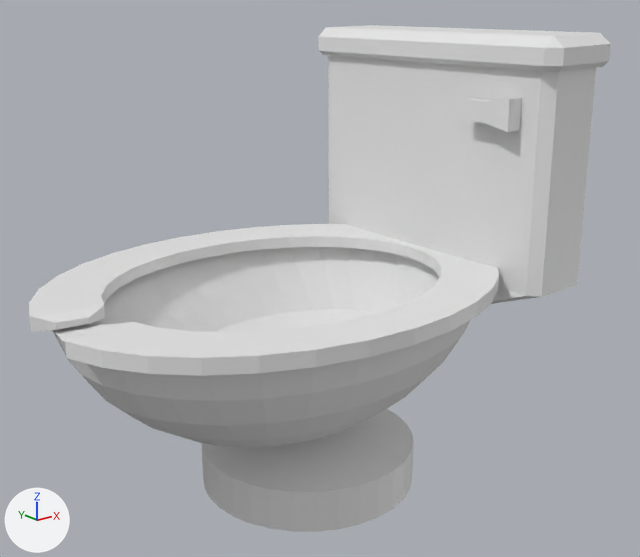
The FBX model Assets/Blender Exports/fixed obejcts/toilet_fixed.fbx as it was, and as the next commit left it.
One viewpoint serves both versions: a 50 mm lens placed at (-2.91, -3.75, 2.69), pointed at (0.01, -0.1, 1.23). Every picture has the same lights, and +X, +Y and +Z are marked at lower left.
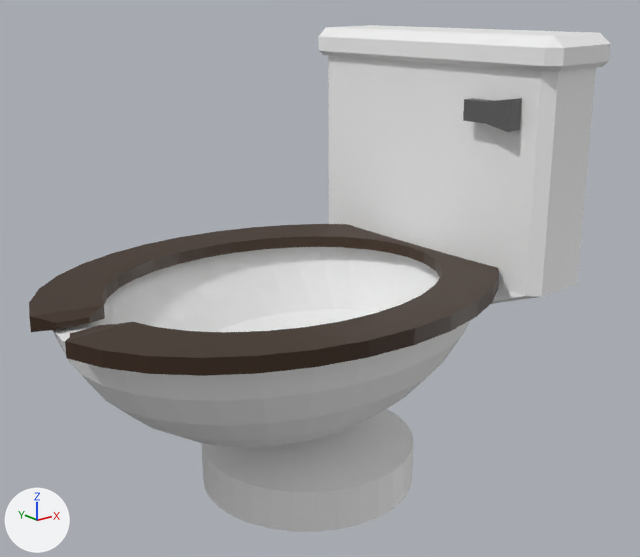
Where the change shows, as pixel boxes (x1, y1, x2, y2) in the pictures (640 x 557 px):
part 1 of me_sphere, recoloured: (52, 25, 611, 532) in both
part 2 of me_sphere, recoloured: (463, 98, 522, 132) in both
part 3 of me_sphere, recoloured (white to brown): (29, 224, 499, 376) in both

The edits, one by one:
Material 'Seat' (mat_seat) is new.
Its base color is (0.0423, 0.0203, 0.00857) (brown #3a2717).
Material 'Porcelin' (mat_porcelin) is new.
Its base color is (0.888, 0.888, 0.888) (white #f2f2f2).
Material 'Metal' (mat_metal) is new.
Its base color is (0.109, 0.109, 0.109) (dark grey #5d5d5d).
me_sphere has 617 vertices, 549 faces and spans x -1.51..1.3, y -1.05..1.05, z -0.99..1.55.
me_sphere is used by ob_sphere; location (0.0, 0.0, 0.981).
me_sphere part 1: 430 of the faces centred in x -1.39..1.3, y -0.98..0.96, z -0.99..1.55 switch from no material to mat_porcelin (white #f2f2f2).
me_sphere part 2: all 10 faces centred in x 0.75..0.83, y -0.75..-0.42, z 1.07..1.21 switch from no material to mat_metal (dark grey #5d5d5d).
me_sphere part 3: 109 of the faces centred in x -1.48..1.13, y -1.04..1.04, z 0.21..0.28 switch from no material to mat_seat (brown #3a2717).
